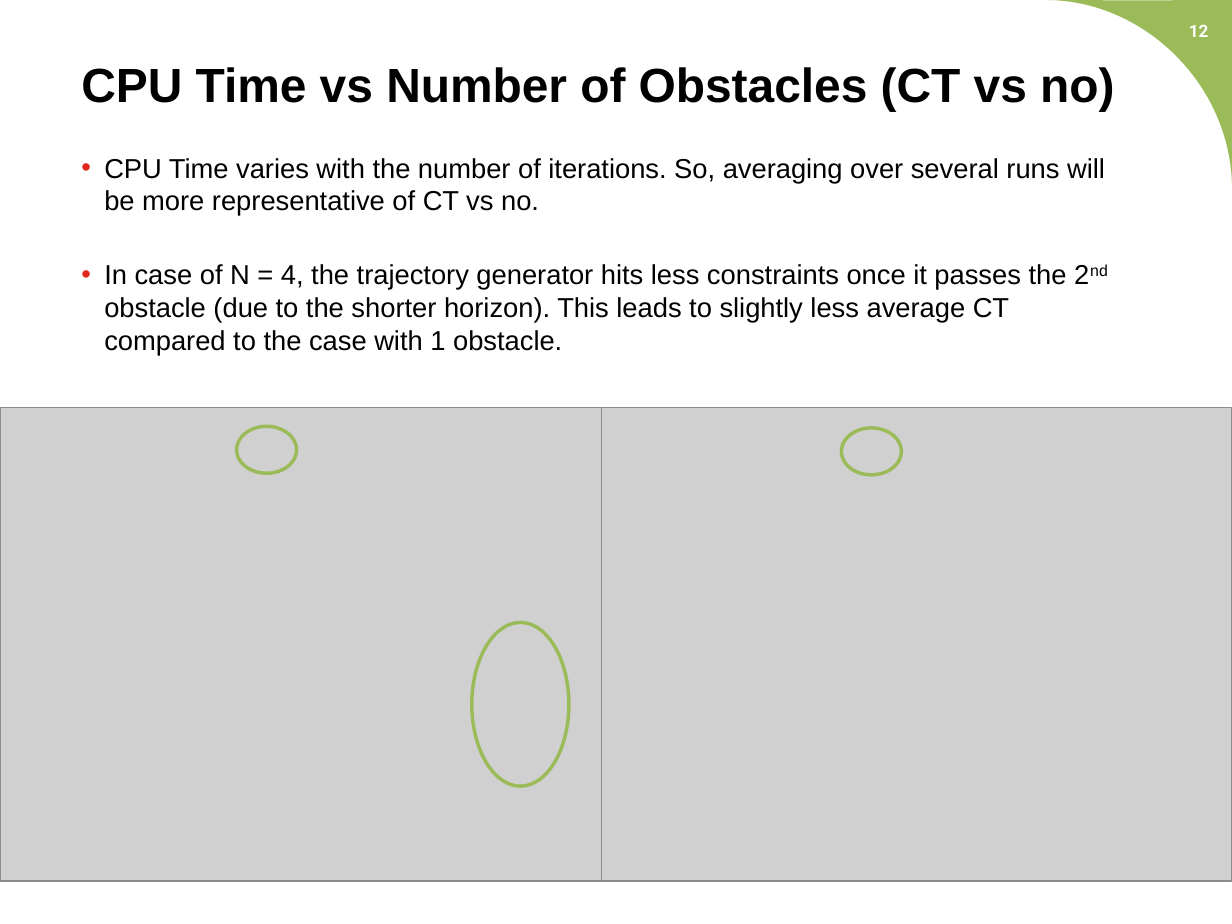
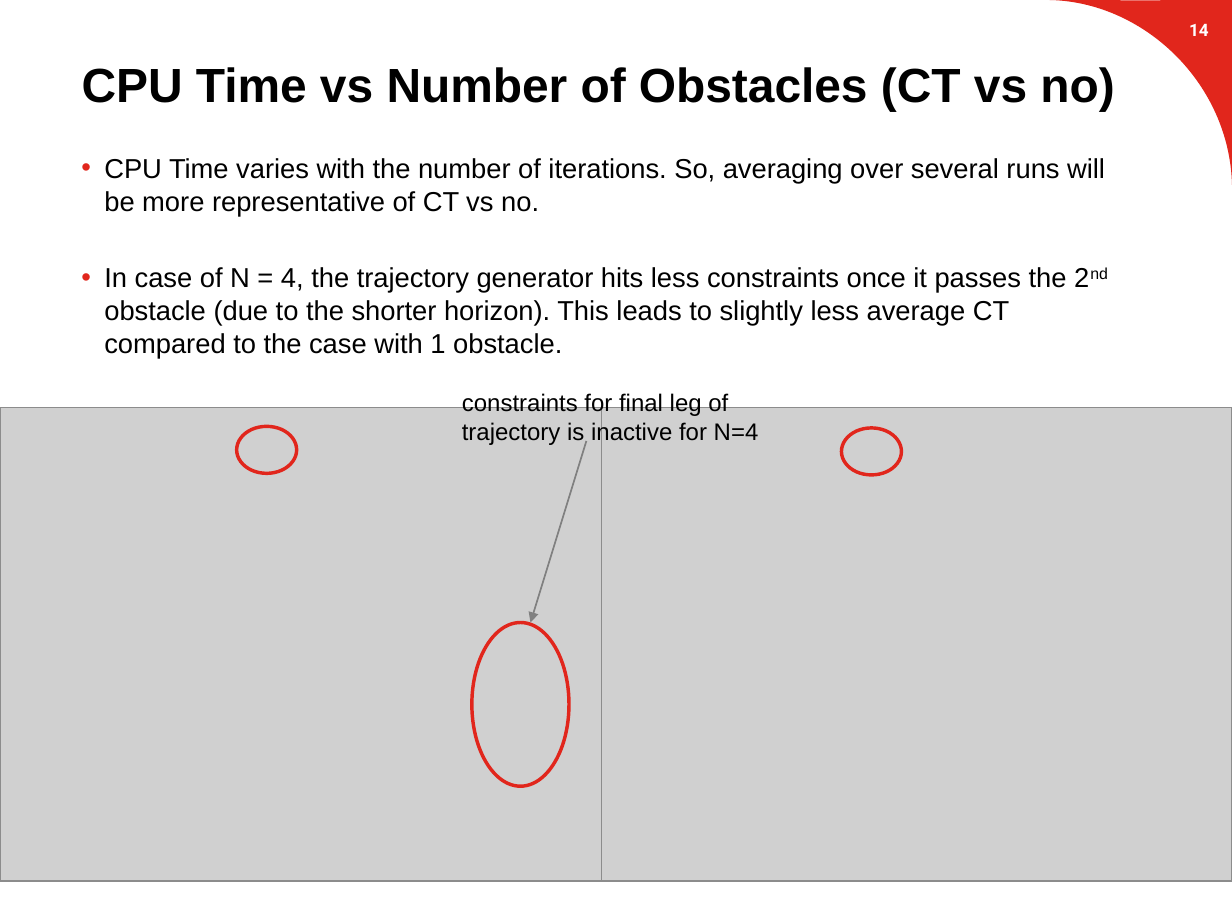
Before and after one commit to suvoganguli/GIG-MPC-Laplacian, a slide deck: slide 15 of 2D Results.pptx (slide 12 before the commit). Drawn at 1232x924 pixels with LibreOffice and Linux fonts; fonts in the diff are those of the drawing; grey boxes stand for pictures; background and template pictures are left out. Boxes give left, top, right and bottom in pixels: in the first picture for what was removed or moved away, otherwise in the second. Text is boxed around its words. In the diff, an @@ line names an element or a change of style, - is before the commit and + after.

```diff
--- a/2D Results.pptx
+++ b/2D Results.pptx
@@ freeform shape at bbox=[1047, 0, 1232, 185]: fill #9BBB59 to #E1261C @@
@@ page number at bbox=[1189, 23, 1209, 36]: text changed @@
-12
+14
@@ text "CPU Time varies with the ..." at bbox=[104, 158, 1105, 359]: more space between paragraphs @@
@@ text added at bbox=[462, 392, 759, 446], 14 pt, text #000000 @@
+constraints for final leg of trajectory is inactive for N=4
@@ arrow added from (586, 441) to (531, 622), #808080 1 pt @@
@@ outline #9BBB59 2 pt to #E1261C 2 pt in 3 elements at bbox=[237, 426, 297, 473], bbox=[841, 428, 902, 474], bbox=[472, 622, 569, 786] @@
```
Also in this commit, not shown: 18 other slides changed, 5 slides added, 2 slides removed.
